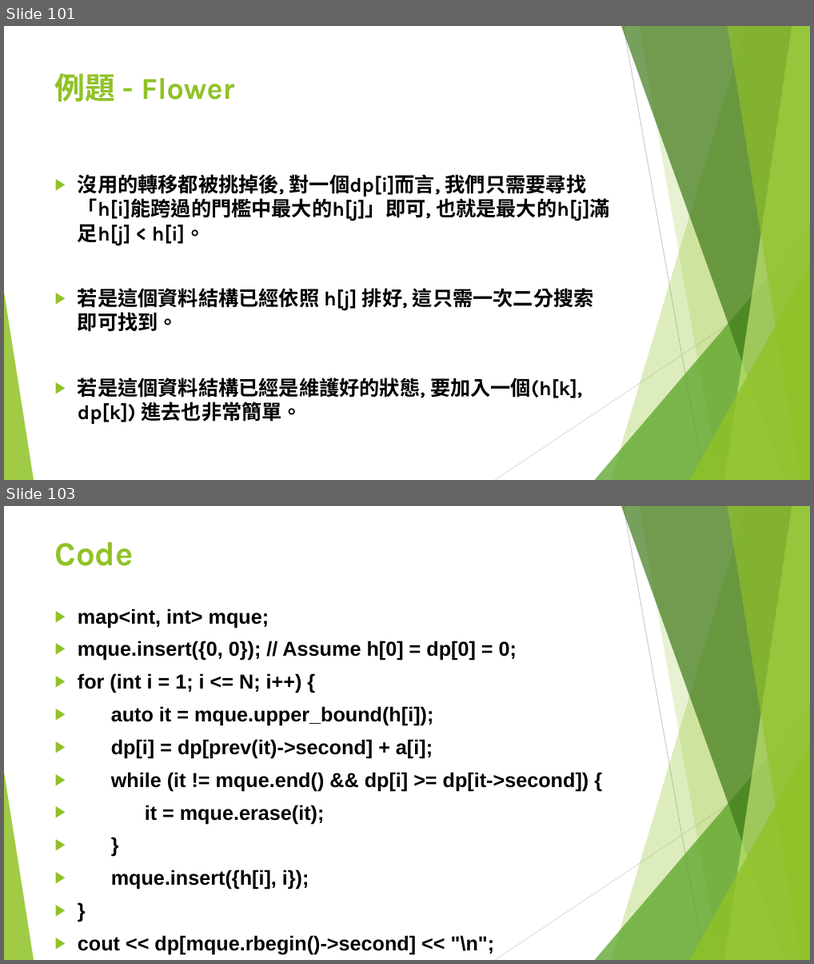
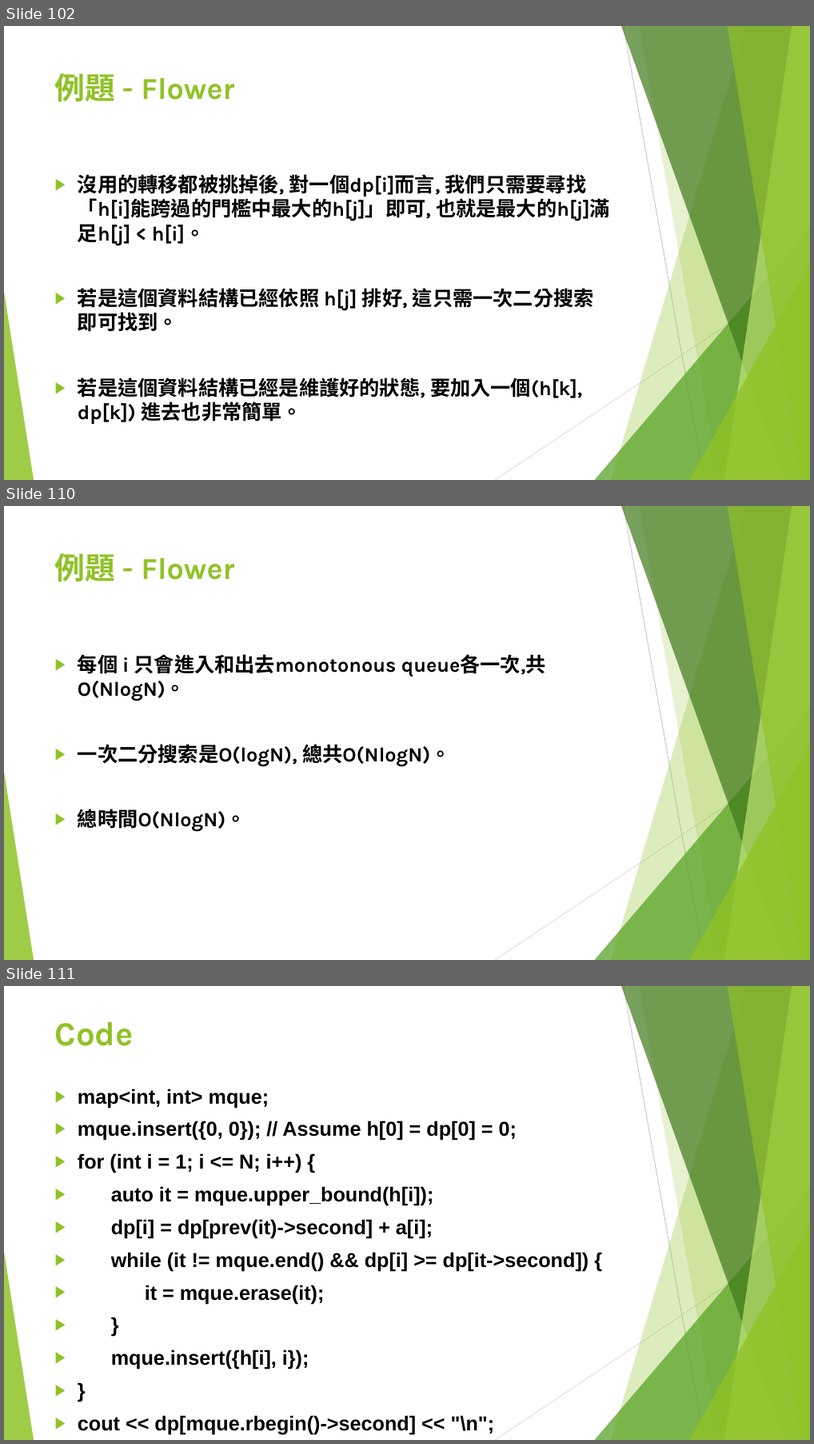
Before and after one commit to S920105123/DP2, a slide deck: presentation/進階動態規劃.pptx. Shown one above the other, each under a label of ours: slides 101 and 103 before the commit, slides 102, 110 and 111 after it; the slides between them are not shown. The pictures are 814x964 and 814x1444 pixels, drawn with LibreOffice and Linux fonts; fonts in the diff are those of the drawing. Boxes give left, top, right and bottom in pixels: in the first picture for what was removed or moved away, otherwise in the second. Text is boxed around its words. In the diff, an @@ line names an element or a change of style, - is before the commit and + after.

```diff
--- a/presentation/進階動態規劃.pptx
+++ b/presentation/進階動態規劃.pptx
@@ slide 110 added at [4,506,810,960], background #FFFFFF; not listed: 10 template elements that a slide beside it also shows @@
@@ title added at [55,553,234,582], 36 pt, text #90C226, bold @@
+例題 - Flower
@@ text added at [78,654,546,832], 24 pt, text #000000, bold @@
+▶ 每個 i 只會進入和出去monotonous queue各一次,共O(NlogN)。
+▶ 一次二分搜索是O(logN), 總共O(NlogN)。
+▶ 總時間O(NlogN)。
@@ what was slide 101 is now slide 102 @@
@@ what was slide 103 is now slide 111 @@
```
Also in this commit, not shown: 3 slides changed, 7 other slides added.
